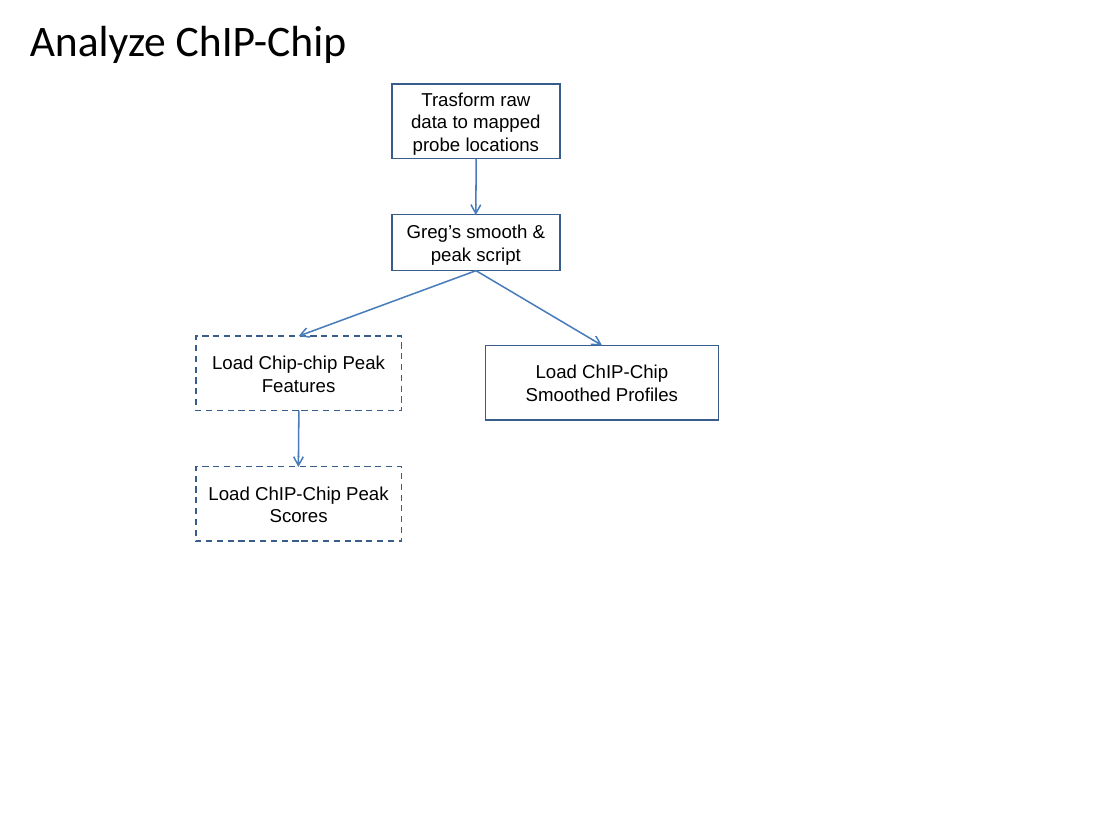
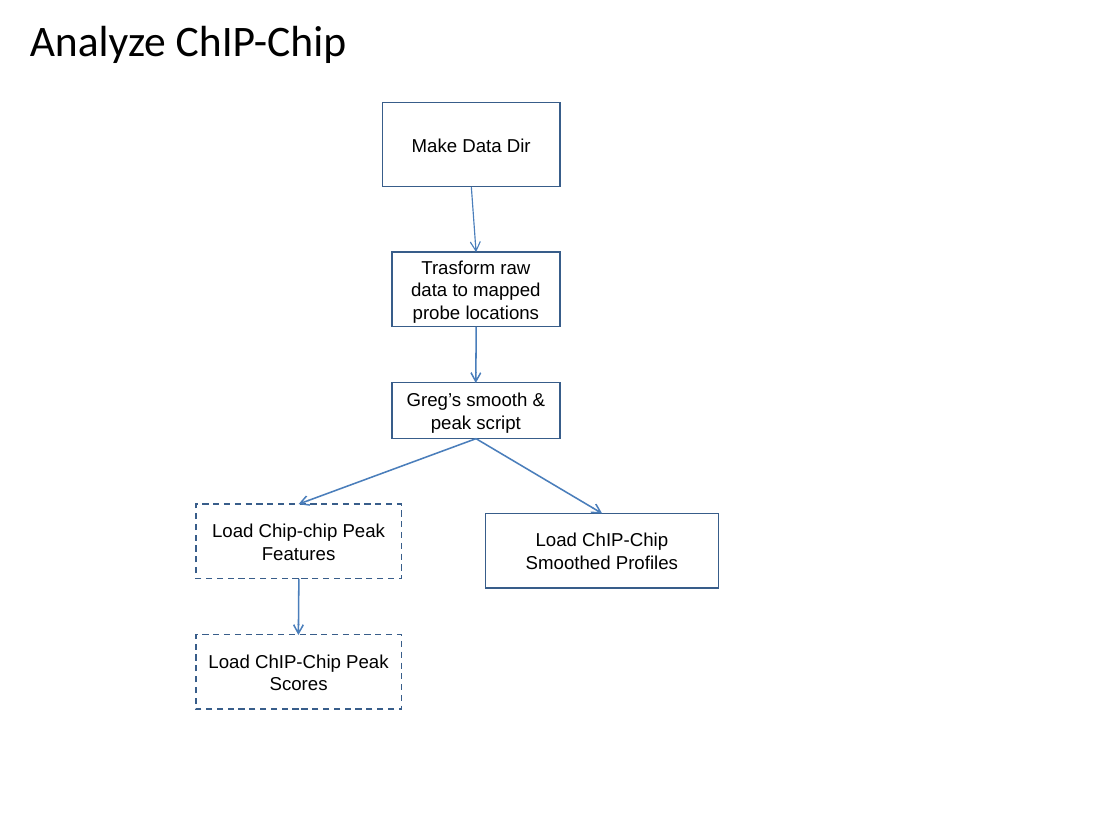
Before and after one commit to VEuPathDB/ApiCommonWorkflow, a slide deck: slide 42 of Main/doc/IntegratedWorkflow.ppt. Drawn at 1120x840 pixels with LibreOffice and Linux fonts; fonts in the diff are those of the drawing. Boxes give left, top, right and bottom in pixels: in the first picture for what was removed or moved away, otherwise in the second. Text is boxed around its words. In the diff, an @@ line names an element or a change of style, - is before the commit and + after.

```diff
--- a/Main/doc/IntegratedWorkflow.ppt
+++ b/Main/doc/IntegratedWorkflow.ppt
@@ rectangle added at box(383, 103, 560, 187), outline #385D8A 0.99 pt, 12 pt, text #000000 @@
+Make Data Dir
@@ arrow added from (472, 187) to (476, 252), #4A7EBB 0.74 pt @@
@@ 4 arrows, 3 rectangles: place and size @@
-4 arrows, 3 rectangles at box(298, 84, 718, 467)
+4 arrows, 3 rectangles at box(298, 252, 718, 635)
@@ rectangle "Load Chip-chip Peak Features": place and size @@
-rectangle "Load Chip-chip Peak Features" at box(196, 467, 401, 542)
+rectangle "Load Chip-chip Peak Features" at box(196, 504, 401, 579)
@@ text in rectangle at box(212, 523, 385, 561): text changed @@
-Load ChIP-Chip Peak Scores
+Load Chip-chip Peak Features
@@ rectangle "Load ChIP-Chip Peak Scores": place and size @@
-rectangle "Load ChIP-Chip Peak Scores" at box(196, 336, 401, 411)
+rectangle "Load ChIP-Chip Peak Scores" at box(196, 635, 401, 710)
@@ text in rectangle at box(208, 654, 388, 691): text changed @@
-Load Chip-chip Peak Features
+Load ChIP-Chip Peak Scores
```
Also in this commit, not shown: 33 other slides changed.
